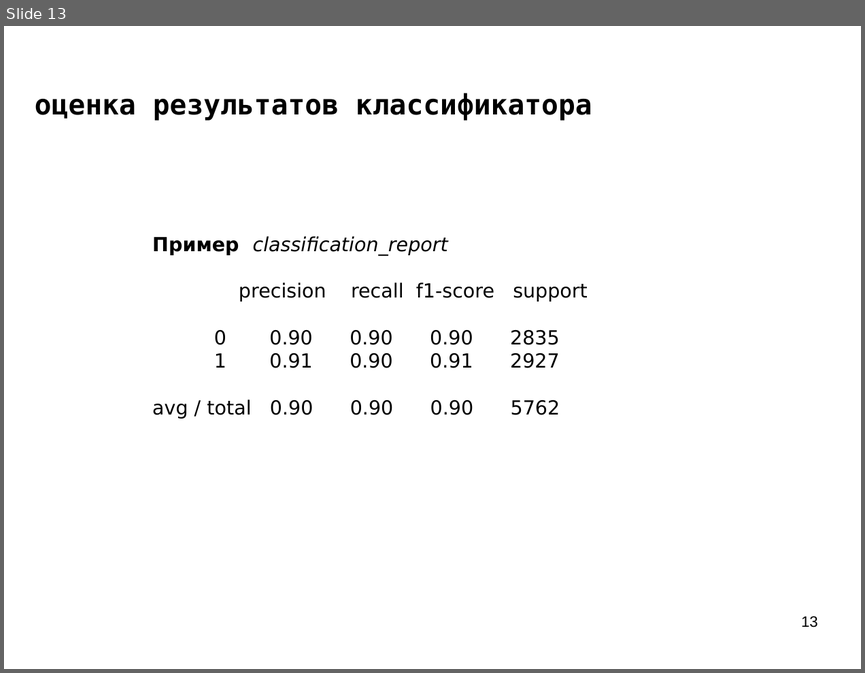
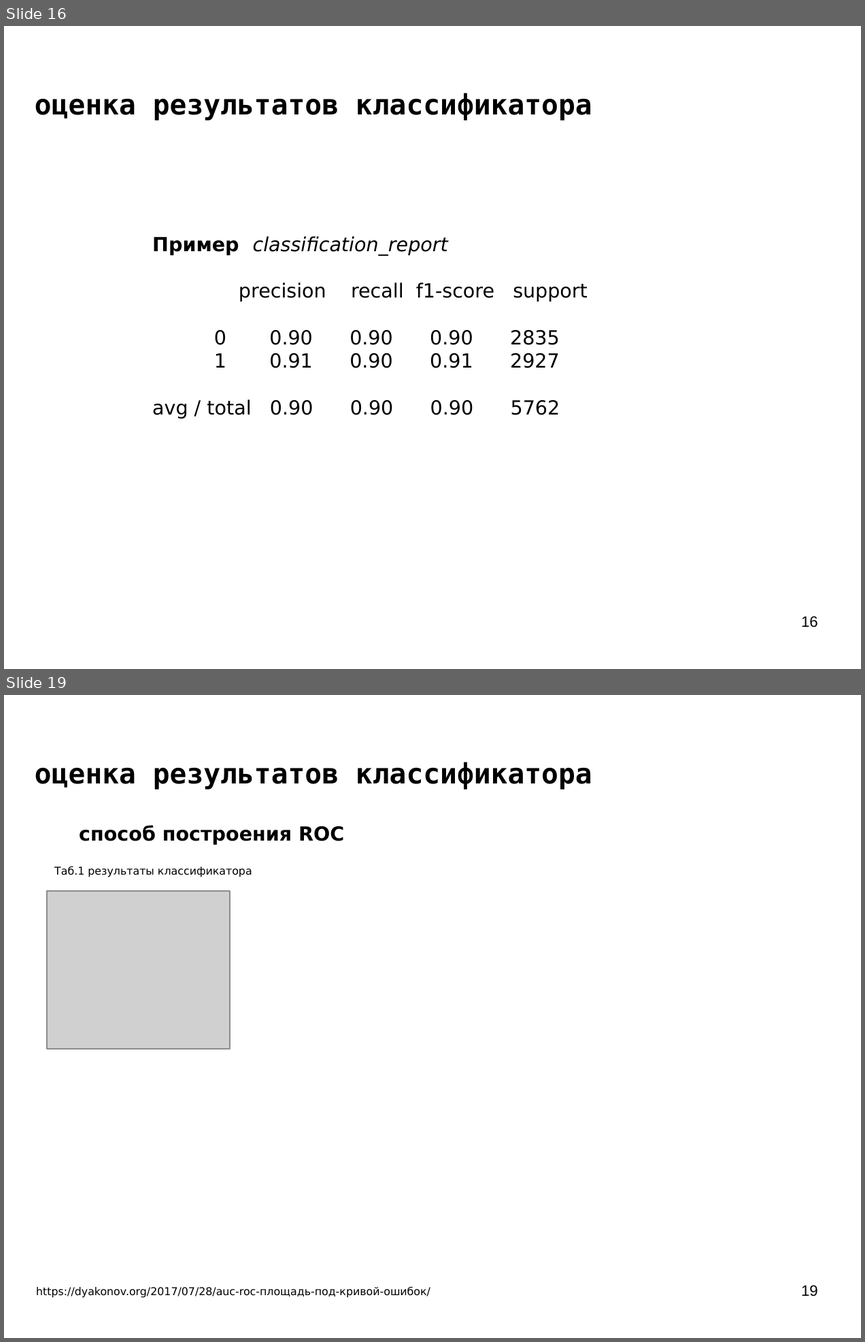
Before and after one commit to mechanoid5/ml_lectorium_legacy, a slide deck: 06-roc-auc.odp. Shown one above the other, each under a label of ours: slide 13 before the commit, slides 16 and 19 after it; the slides between them are not shown. The pictures are 865x673 and 865x1342 pixels, drawn with LibreOffice and Linux fonts; fonts in the diff are those of the drawing; grey boxes stand for pictures; background and template pictures are left out. Boxes give left, top, right and bottom in pixels: in the first picture for what was removed or moved away, otherwise in the second. Text is boxed around its words. In the diff, an @@ line names an element or a change of style, - is before the commit and + after.

```diff
--- a/06-roc-auc.odp
+++ b/06-roc-auc.odp
@@ slide 19 added at [4, 695, 861, 1338], background picture (left out) @@
@@ title added at [35, 762, 592, 790], 26 pt, text #000000, bold @@
+оценка результатов классификатора
@@ text added at [79, 825, 344, 845], 18 pt, text #000000, bold @@
+способ построения ROC
@@ text added at [54, 866, 252, 877], 10 pt, text #000000 @@
+Таб.1 результаты классификатора
@@ picture added at [47, 891, 230, 1049] @@
@@ text added at [36, 1286, 430, 1297], 10 pt, text #000000 @@
+https://dyakonov.org/2017/07/28/auc-roc-площадь-под-кривой-ошибок/
@@ page number added at [801, 1285, 818, 1296], 14 pt, text #000000 @@
+19
@@ what was slide 13 is now slide 16 @@
@@ page number at [801, 616, 818, 627]: text changed @@
-13
+16
```
Also in this commit, not shown: 8 slides changed, 7 other slides added, 3 other files.
